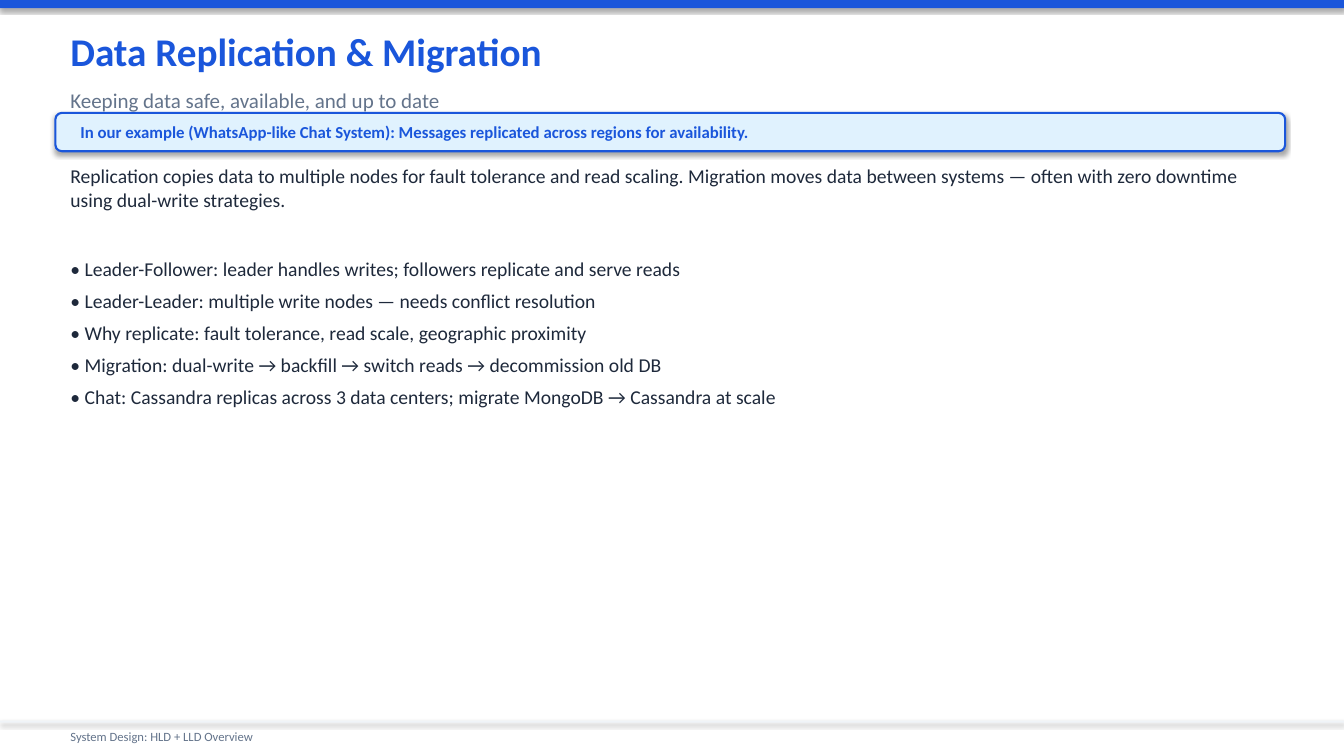
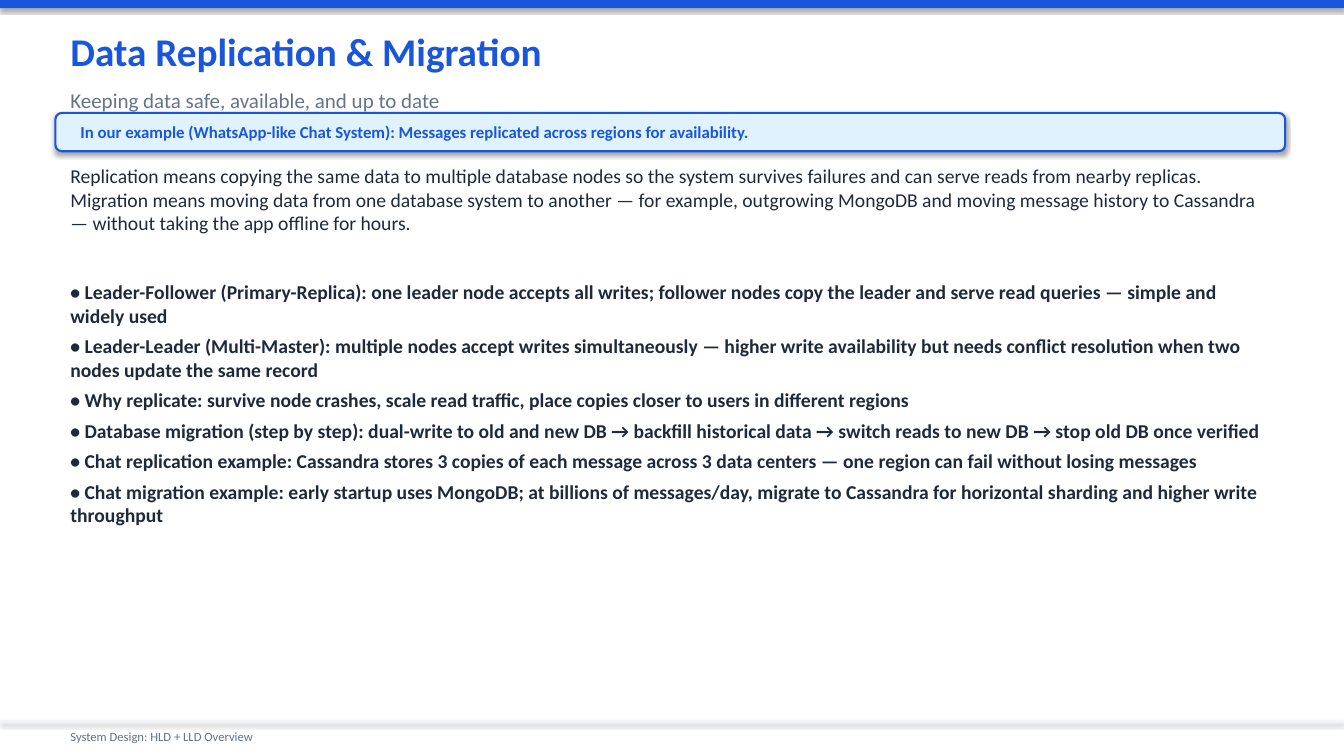
Before and after one commit to sniper1611/mainwebsite, a slide deck: slide 17 of System_Design_Presentation.pptx (slide 15 before the commit). Drawn at 1344x756 pixels with LibreOffice and Linux fonts; fonts in the diff are those of the drawing. Boxes give left, top, right and bottom in pixels: in the first picture for what was removed or moved away, otherwise in the second. Text is boxed around its words. In the diff, an @@ line names an element or a change of style, - is before the commit and + after.

```diff
--- a/System_Design_Presentation.pptx
+++ b/System_Design_Presentation.pptx
@@ text at <box>70,169,1255,234</box>: text changed @@
-Replication copies data to multiple nodes for fault tolerance and read scaling. Migration moves data between systems — often with zero downtime using dual-write strategies.
+Replication means copying the same data to multiple database nodes so the system survives failures and can serve reads from nearby replicas. Migration means moving data from one database system to another — for example, outgrowing MongoDB and moving message history to Cassandra — without taking the app offline for hours.
@@ text at <box>70,284,1259,526</box>: text changed; bold on @@
-• Leader-Follower: leader handles writes; followers replicate and serve reads
-• Leader-Leader: multiple write nodes — needs conflict resolution
-• Why replicate: fault tolerance, read scale, geographic proximity
-• Migration: dual-write → backfill → switch reads → decommission old DB
-• Chat: Cassandra replicas across 3 data centers; migrate MongoDB → Cassandra at scale
+• Leader-Follower (Primary-Replica): one leader node accepts all writes; follower nodes copy the leader and serve read queries — simple and widely used
+• Leader-Leader (Multi-Master): multiple nodes accept writes simultaneously — higher write availability but needs conflict resolution when two nodes update the same record
+• Why replicate: survive node crashes, scale read traffic, place copies closer to users in different regions
+• Database migration (step by step): dual-write to old and new DB → backfill historical data → switch reads to new DB → stop old DB once verified
+• Chat replication example: Cassandra stores 3 copies of each message across 3 data centers — one region can fail without losing messages
+• Chat migration example: early startup uses MongoDB; at billions of messages/day, migrate to Cassandra for horizontal sharding and higher write throughput
```
Also in this commit, not shown: 53 other slides changed, 5 slides added, 2 slides removed.
